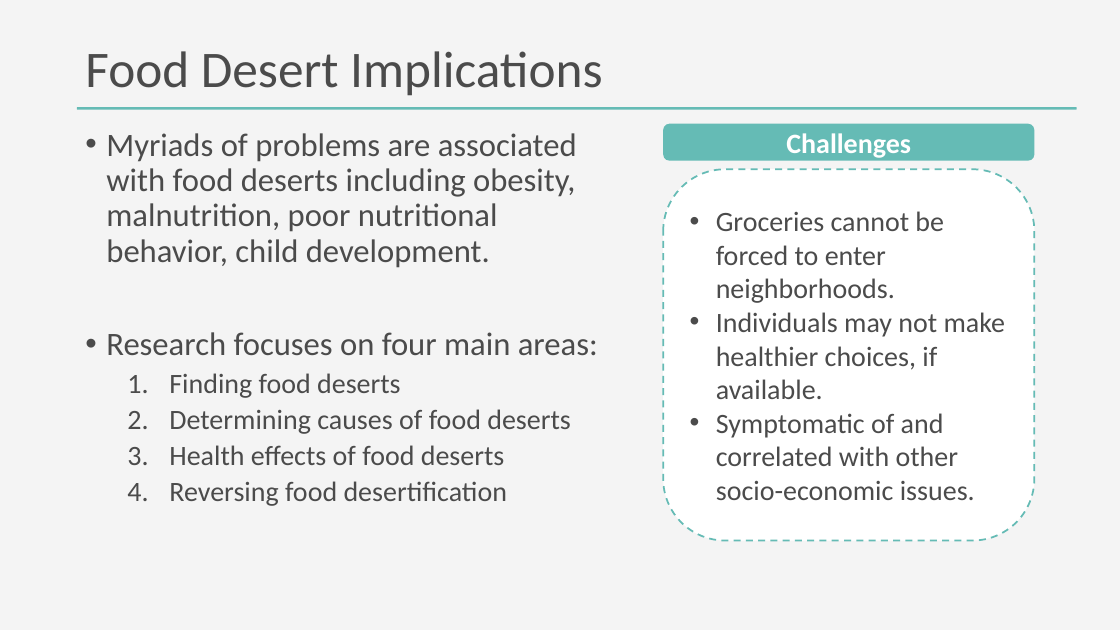
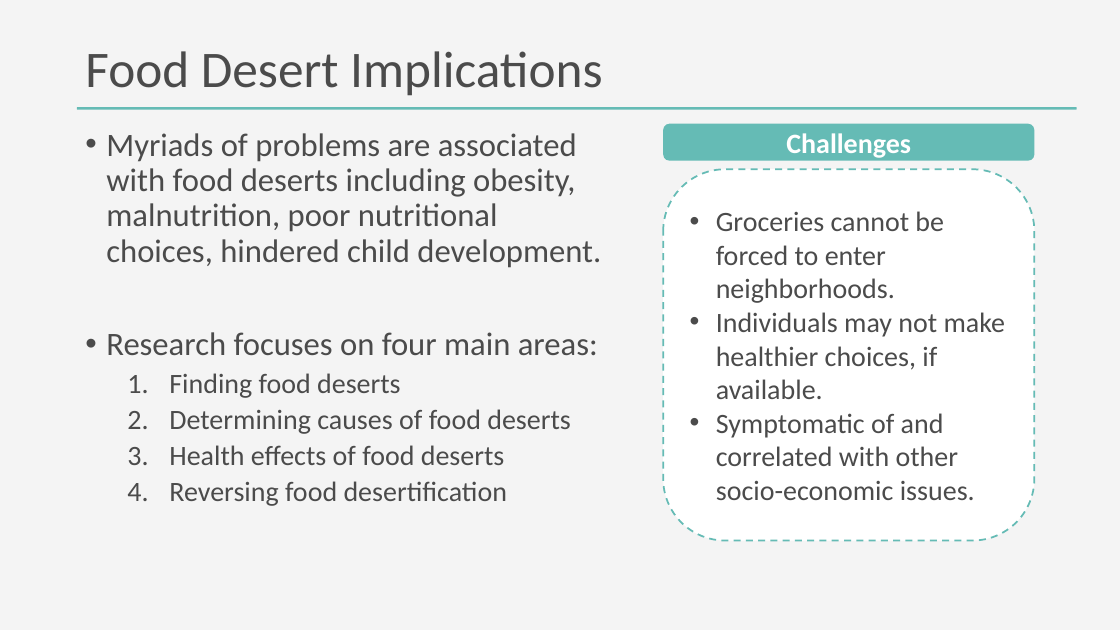
Before and after one commit to DanteHaywood/cfc_ds_screen, a slide deck: slide 6 of doc/2020_11_25_cfc_ds_technical_screen_haywood.pptx (slide 7 before the commit). Drawn at 1120x630 pixels with LibreOffice and Linux fonts; fonts in the diff are those of the drawing. Boxes give left, top, right and bottom in pixels: in the first picture for what was removed or moved away, otherwise in the second. Text is boxed around its words. In the diff, an @@ line names an element or a change of style, - is before the commit and + after.

```diff
--- a/doc/2020_11_25_cfc_ds_technical_screen_haywood.pptx
+++ b/doc/2020_11_25_cfc_ds_technical_screen_haywood.pptx
@@ text at bbox=[106, 133, 601, 268]: text changed @@
-• Myriads of problems are associated with food deserts including obesity, malnutrition, poor nutritional behavior, child development.
+• Myriads of problems are associated with food deserts including obesity, malnutrition, poor nutritional choices, hindered child development.
```
Also in this commit, not shown: 2 other slides changed, 4 slides added, 7 slides removed, 4 other files.
